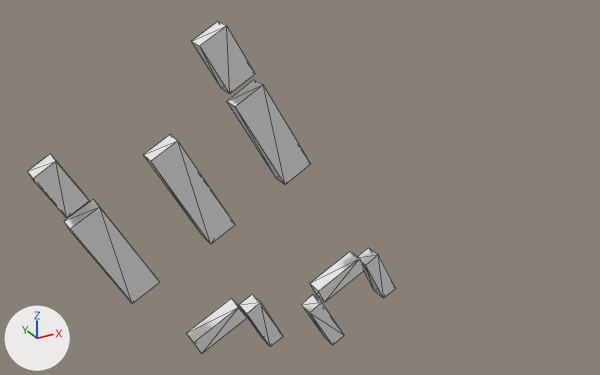
Two versions of the glTF model output/glb/tile_60.glb, one commit apart.
One viewpoint serves both versions: a 50 mm lens placed at (-160.0, -359.0, 126.0), pointed at (13.0, -45.0, -31.0). Lighting does not change. The marker at lower left points along +X, +Y and +Z. The picture after the commit comes second. Mesh edges are drawn as thin lines.
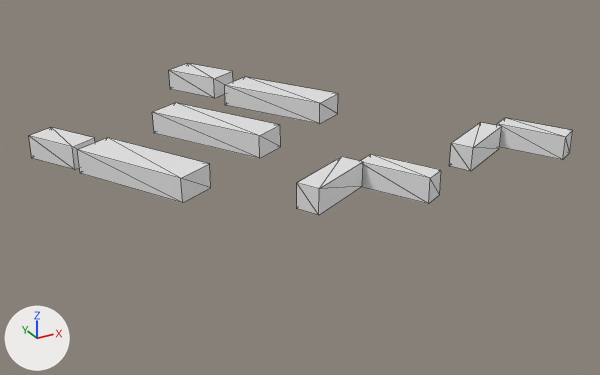
Changed parts and their boxes (x1, y1, x2, y2) in the pictures (600 x 375 px; the box of a moved part takes in the faces that stretch with it):
'Mesh_0', reshaped (47% wider, 54% shorter)
    before: (27, 22, 396, 353)
    after: (29, 63, 573, 215)
part 1 of me_mesh_0, moved or reshaped
    before: (239, 294, 283, 347)
    after: (361, 154, 441, 204)
part 2 of me_mesh_0, moved or reshaped
    before: (191, 22, 255, 94)
    after: (169, 63, 233, 98)
part 3 of me_mesh_0, moved or reshaped
    before: (227, 80, 310, 184)
    after: (225, 77, 338, 124)
part 4 of me_mesh_0, moved or reshaped
    before: (358, 248, 396, 298)
    after: (497, 118, 573, 160)
part 5 of me_mesh_0, moved or reshaped
    before: (187, 298, 247, 353)
    after: (297, 157, 363, 215)
part 6 of me_mesh_0, moved or reshaped
    before: (144, 135, 235, 244)
    after: (153, 103, 281, 158)
part 7 of me_mesh_0, moved or reshaped
    before: (27, 154, 89, 218)
    after: (29, 127, 95, 170)
part 8 of me_mesh_0, moved or reshaped
    before: (64, 199, 159, 304)
    after: (77, 138, 211, 203)
part 9 of me_mesh_0, moved or reshaped
    before: (310, 251, 366, 302)
    after: (449, 122, 502, 171)
part 10 of me_mesh_0, deleted
    before: (301, 295, 344, 345)

The edits, one by one:
me_mesh_0 is used by ob_mesh_0; location (0.0, 0.0, 0.0).
me_mesh_0 had 80 vertices, 100 faces and spanned x -101.0..97.0, y -10.0..0.0, z -153.0..41.0.
me_mesh_0 now has 72 vertices, 90 faces and spans x -101.0..97.0, y -141.0..41.0, z -4.0..11.0.
me_mesh_0 part 1: the loose piece of 8 vertices spanning x 0.0..22.0, y -10.0..0.0, z -141.0..-111.0 is turned -90 degrees about the x axis through the mesh origin.
me_mesh_0 part 2: the loose piece of 8 vertices spanning x -20.0..8.0, y -10.0..0.0, z 8.0..41.0 is turned -90 degrees about the x axis through the mesh origin.
me_mesh_0 part 3: the loose piece of 8 vertices spanning x -3.0..39.0, y -10.0..0.0, z -45.0..10.0 is turned -90 degrees about the x axis through the mesh origin.
me_mesh_0 part 4: the loose piece of 8 vertices spanning x 75.0..97.0, y -10.0..0.0, z -132.0..-101.0 is turned -90 degrees about the x axis through the mesh origin.
me_mesh_0 part 5: the loose piece of 8 vertices spanning x -31.0..0.0, y -10.0..0.0, z -132.0..-110.0 is turned -90 degrees about the x axis through the mesh origin.
me_mesh_0 part 6: the loose piece of 8 vertices spanning x -47.0..-5.0, y -10.0..0.0, z -69.0..-10.0 is turned -90 degrees about the x axis through its middle, then moved by (0.0, -34.0, 43.0).
me_mesh_0 part 7: the loose piece of 8 vertices spanning x -101.0..-77.0, y -10.0..0.0, z -38.0..-10.0 is turned -90 degrees about the x axis through its middle, then moved by (0.0, -19.0, 25.0).
me_mesh_0 part 8: the loose piece of 8 vertices spanning x -88.0..-47.0, y -10.0..0.0, z -91.0..-36.0 is turned -90 degrees about the x axis through its middle, then moved by (0.0, -58.0, 65.0).
me_mesh_0 part 9: the loose piece of 8 vertices spanning x 44.0..75.0, y -10.0..0.0, z -122.0..-100.0 is turned -90 degrees about the x axis through its middle, then moved by (0.0, -106.0, 115.0).
me_mesh_0 part 10: the loose piece of 8 vertices spanning x 39.0..62.0, y -10.0..0.0, z -153.0..-122.0 is deleted.
